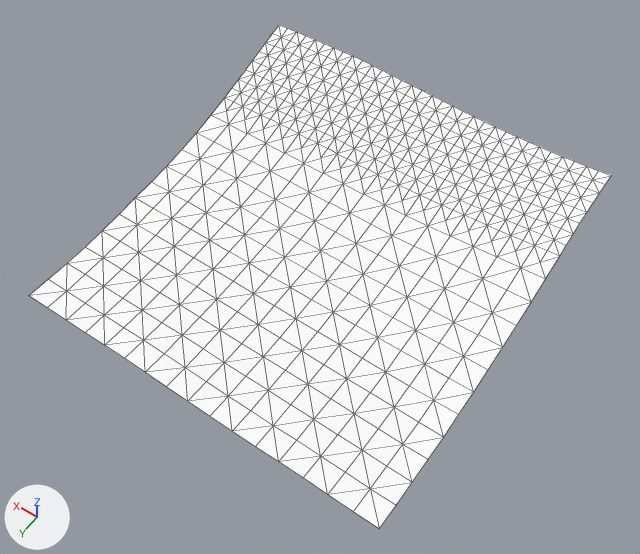
Two versions of the glTF model games/yorimichi/assets/belmonte/meshes/SM_BM_BT_Terrain_6_6.glb, one commit apart.
Both versions are drawn from a 50 mm camera at (433.0, 1353.0, 455.0) aimed at (628.0, 1081.0, 26.0). Lighting does not change. The marker at lower left points along +X, +Y and +Z. The picture after the commit comes second. Mesh edges are drawn as thin lines.

Names of what the first picture shows: 'SM_BM_BT_Terrain_6_6'.
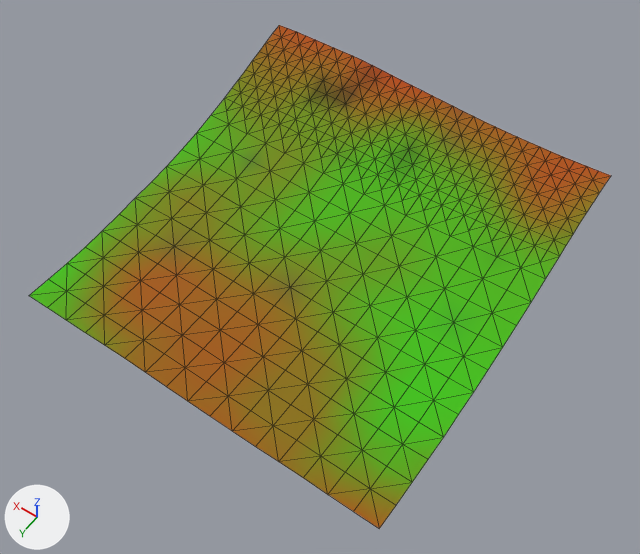
Where the change shows, as pixel boxes [x1, y1, x2, y2] in the pictures (640 x 554 px):
part 1 of me_sm_bt_terrain_6_6, recoloured (white to green): [29, 89, 566, 489] in both
part 2 of me_sm_bt_terrain_6_6, recoloured: [104, 25, 610, 528] in both
part 3 of me_sm_bt_terrain_6_6, recoloured (white to yellow): [67, 52, 599, 529] in both

What the commit changed:
me_sm_bt_terrain_6_6 has 517 vertices, 944 faces and spans x 512.0..768.0, y 936.0..1192.0, z 19.0..66.0.
me_sm_bt_terrain_6_6 is used by ob_sm_bm_bt_terrain_6_6; location (0.0, 0.0, 0.0).
me_sm_bt_terrain_6_6 part 1: 417 faces centred in x 514.0..765.0, y 962.0..1186.0, z 19.0..54.0 are repainted in the vertex colours; the middle colour goes from white #ffffff to green #57a500.
me_sm_bt_terrain_6_6 part 2: 249 faces centred in x 514.0..765.0, y 938.0..1186.0, z 19.0..65.0 are repainted in the vertex colours; the middle colour goes from white #ffffff to brown #a15c00.
me_sm_bt_terrain_6_6 part 3: 278 faces centred in x 514.0..765.0, y 949.0..1186.0, z 19.0..60.0 are repainted in the vertex colours; the middle colour goes from white #ffffff to yellow #7f7a00.
